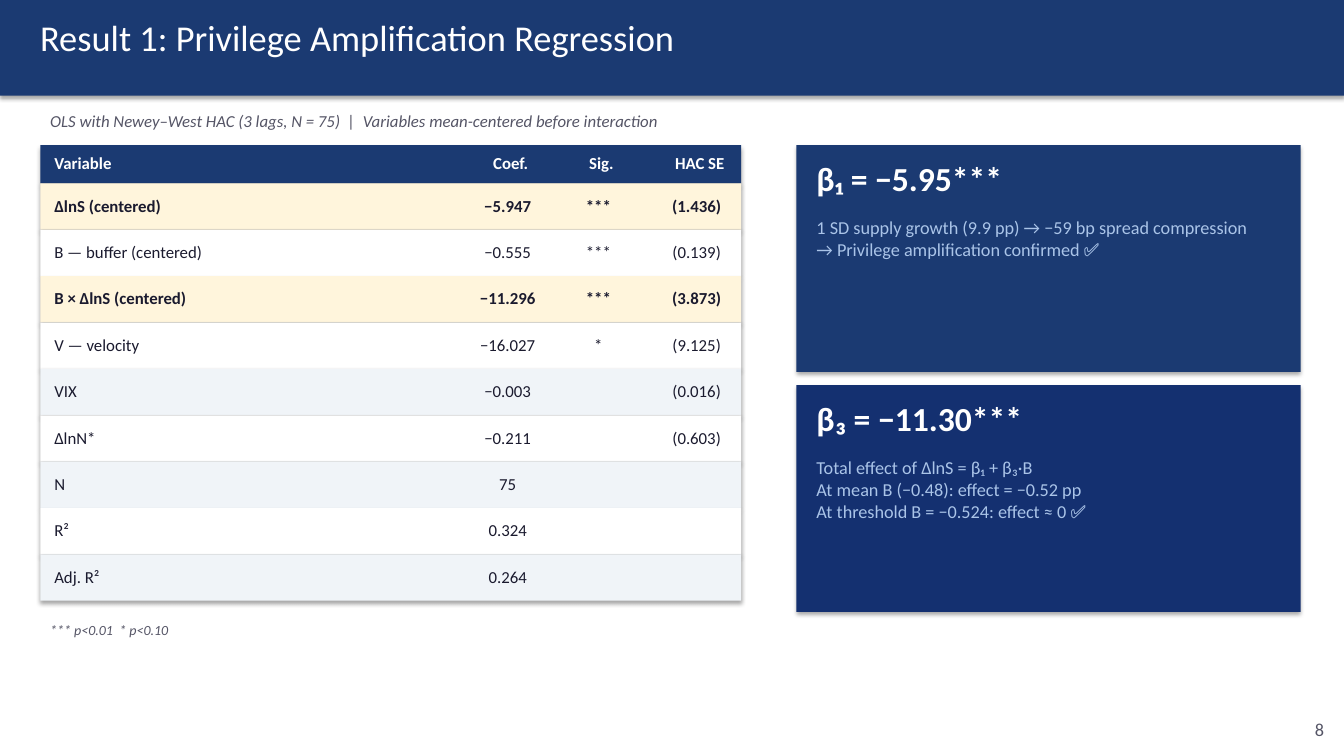
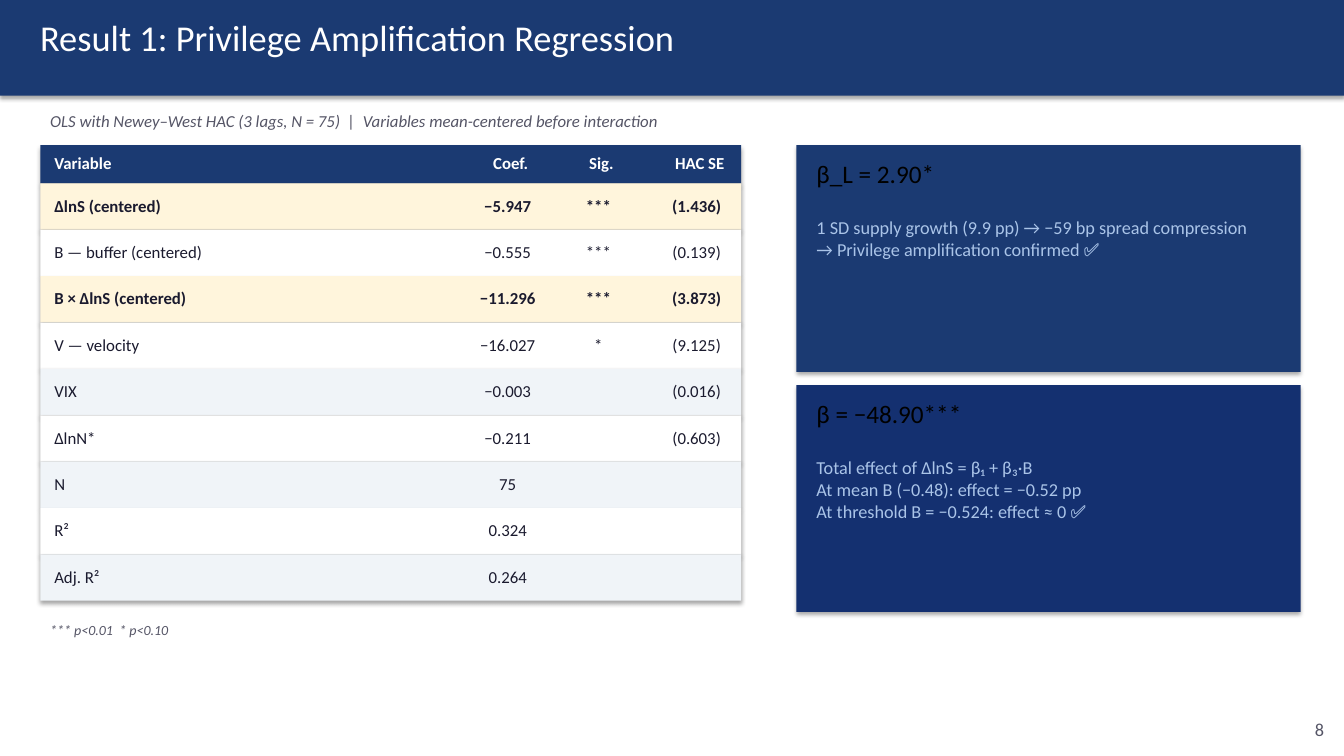
Before and after one commit to kimmireu0921/Stablecoins-and-the-Exorbitant-Privilege, a slide deck: slide 8 of 0512_Stablecoins_Presentation.pptx. Drawn at 1344x756 pixels with LibreOffice and Linux fonts; fonts in the diff are those of the drawing. Boxes give left, top, right and bottom in pixels: in the first picture for what was removed or moved away, otherwise in the second. Text is boxed around its words. In the diff, an @@ line names an element or a change of style, - is before the commit and + after.

```diff
--- a/0512_Stablecoins_Presentation.pptx
+++ b/0512_Stablecoins_Presentation.pptx
@@ text at bbox=[816, 165, 934, 187]: text changed; size 24 to 18 pt; text colour #FFFFFF to #000000; bold off @@
-β₁ = −5.95***
+β_L = 2.90*
@@ text at bbox=[816, 405, 962, 427]: text changed; size 24 to 18 pt; text colour #FFFFFF to #000000; bold off @@
-β₃ = −11.30***
+β = −48.90***
```
Also in this commit, not shown: 6 other slides changed, 4 other files.
